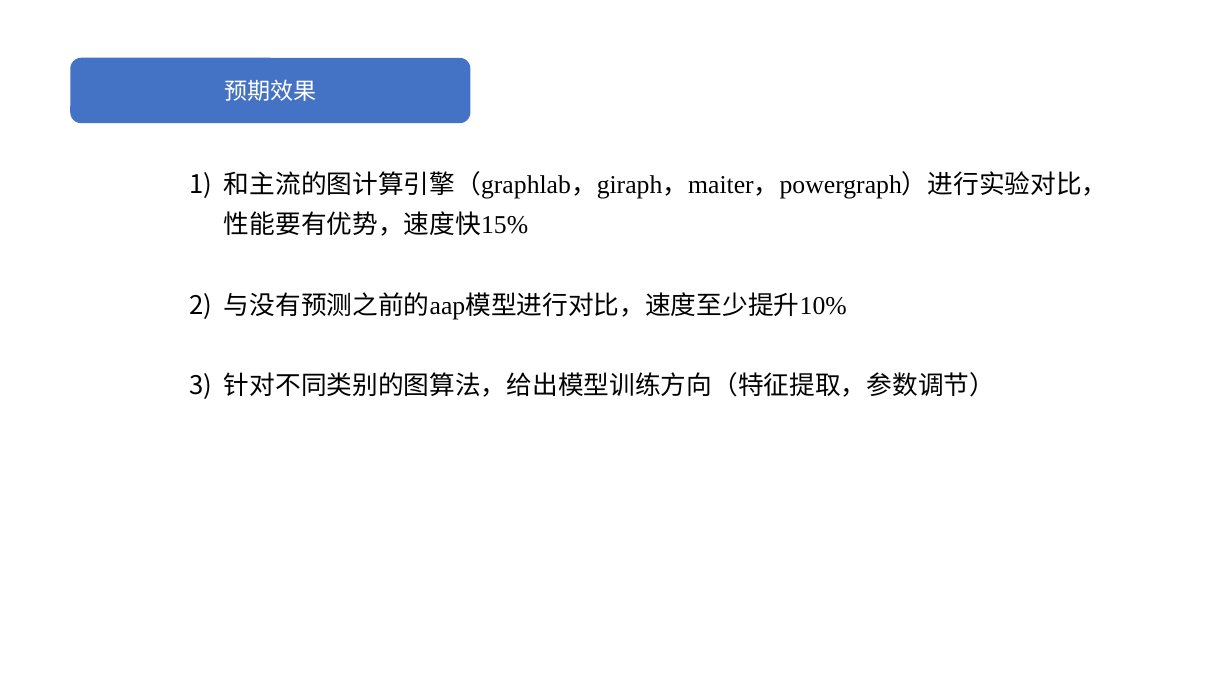
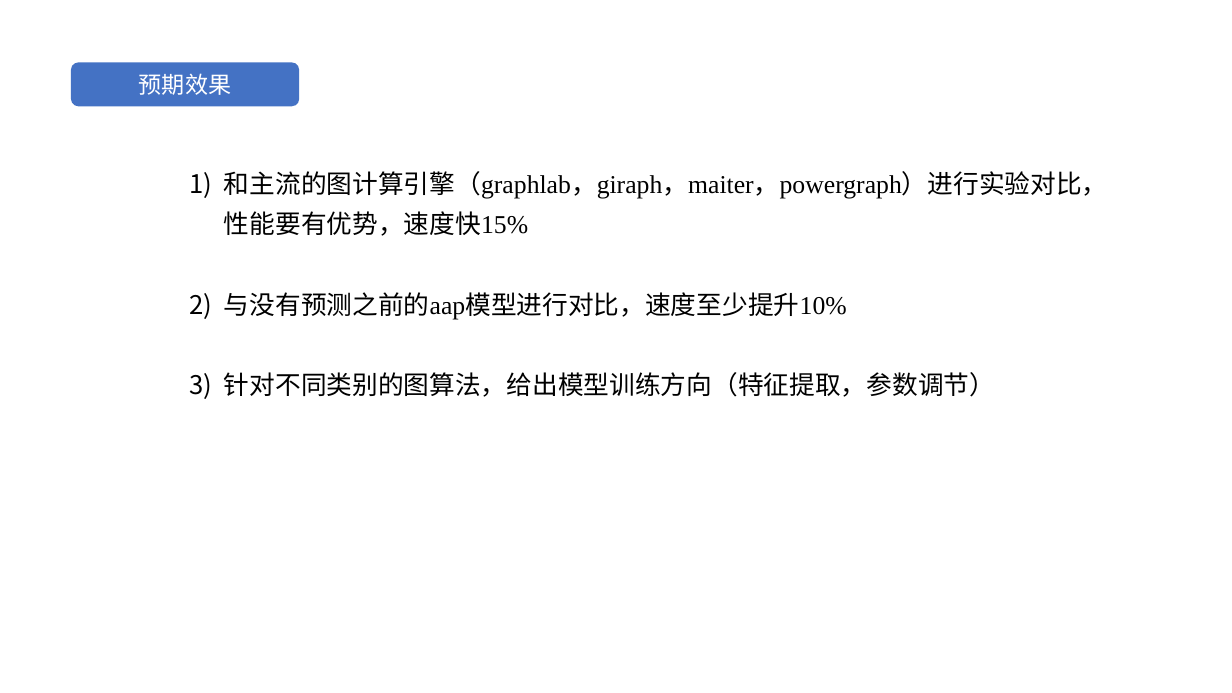
Before and after one commit to lidongze0629/Miscellaneous, a slide deck: slide 11 of graduation_paper/开题答辩.pptx. Drawn at 1232x693 pixels with LibreOffice and Linux fonts; fonts in the diff are those of the drawing; background and template pictures are left out. Boxes give left, top, right and bottom in pixels: in the first picture for what was removed or moved away, otherwise in the second. Text is boxed around its words. In the diff, an @@ line names an element or a change of style, - is before the commit and + after.

```diff
--- a/graduation_paper/开题答辩.pptx
+++ b/graduation_paper/开题答辩.pptx
@@ rounded rectangle "预期效果": place and size @@
-rounded rectangle "预期效果" at box(70, 57, 470, 123)
+rounded rectangle "预期效果" at box(71, 63, 299, 106)
```
Also in this commit, not shown: 6 other slides changed, 2 slides added, 1 slide removed.
